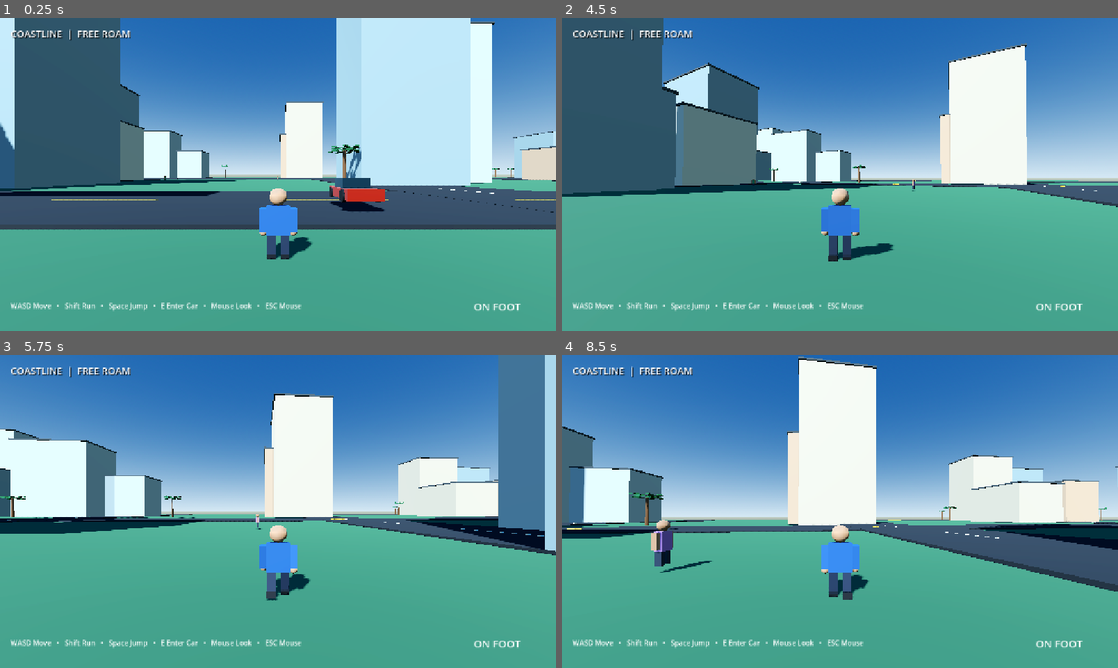
Above: before the commit, frames 1-4 (two rows, left to right).
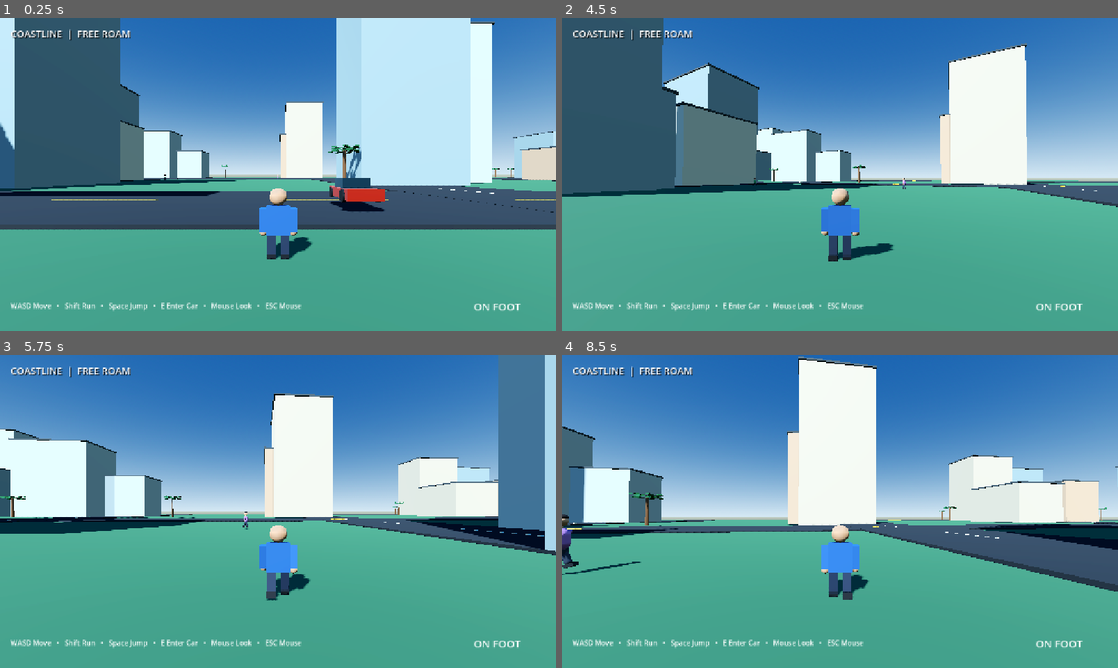
Above: after the commit, the same moments.

Repository: nhghgvve-dotcom/gta-6-recreation
Game: Godot game, scene res://Main.tscn
Same seed, same stepped clock (60 frames per second), same inputs: the game is played once before the commit and once after it.
Inputs (mouse positions are in pixels of both pictures, inside the frame that each line leads up to):
- Up to frame 1 (0.25 s): no input
- Up to frame 2 (4.5 s): tap Enter at 0.5 s; move the mouse to (867, 174) at 0.52 s; hold W from 0.53 s (still down); tap E at 0.6, 2.1, 3.6 s; tap Space at 0.77, 1.52, 3.02, 3.77 s; move the mouse to (812, 174) at 1.27 s; tap Shift at 1.35, 2.85, 4.35 s; move the mouse to (851, 168) at 2.02 s; move the mouse to (834, 180) at 2.77 s; move the mouse to (878, 177) at 3.52 s; move the mouse to (795, 171) at 4.27 s
- Up to frame 3 (5.75 s): keep holding W; tap Space at 4.52 s; move the mouse to (283, 511) at 5.02 s; tap E at 5.1 s
- Up to frame 4 (8.5 s): move the mouse to (817, 505) at 5.77 s; release W at 5.78 s; hold D 5.78-6.53 s; tap Shift at 5.85, 7.35 s; tap Space at 6.02, 6.77, 7.52 s; move the mouse to (867, 511) at 6.52 s; hold W from 6.53 s (still down); tap E at 6.6, 8.1 s; move the mouse to (812, 511) at 7.27 s; move the mouse to (851, 505) at 8.02 s

The runs differ from the first frame. In frame 1, less than 0.1% of the frame differs, in the area x 29-50%, y 50-52%; in frame 2, less than 0.1%; in frame 3, less than 0.1%; in frame 4, 0.9%, in the area x 0-27%, y 50-71%.

Commit message:
Improve human-shaped pedestrians, gait animation and impact particles

Diff:
--- a/Coastline/scripts/main.gd
+++ b/Coastline/scripts/main.gd
@@ -31,6 +31,8 @@
 var npcs: Array[Node3D] = []
 var npc_directions: Dictionary = {}
 var npc_walk_times: Dictionary = {}
+var npc_animation_parts: Dictionary = {}
+var npc_walk_phases: Dictionary = {}
 
 func _ready() -> void:
 	rng.randomize()
@@ -240,7 +242,7 @@
 	spring.add_child(camera)
 
 func _create_npcs() -> void:
-	# Pedestrians use simple stylized models and wander along the sidewalks.
+	# Procedurally built human-shaped pedestrians with articulated limbs.
 	var positions := [
 		Vector3(-125, 0.0, -145), Vector3(-82, 0.0, -128),
 		Vector3(-35, 0.0, -55), Vector3(5, 0.0, -58),
@@ -250,29 +252,94 @@
 		Vector3(55, 0.0, 175), Vector3(95, 0.0, 195)
 	]
 	var clothes := [Color(0.15, 0.38, 0.72), Color(0.78, 0.32, 0.18), Color(0.18, 0.55, 0.35), Color(0.62, 0.42, 0.72), Color(0.85, 0.68, 0.22)]
+	var skin_tones := [Color(0.86, 0.68, 0.53), Color(0.66, 0.45, 0.31), Color(0.43, 0.28, 0.20), Color(0.73, 0.54, 0.40)]
 	for i in range(positions.size()):
 		var npc := Node3D.new()
 		npc.name = "Pedestrian_%02d" % i
 		npc.position = positions[i]
 		add_child(npc)
 		var shirt := _mat(clothes[i % clothes.size()])
-		var skin := _mat(Color(0.66, 0.47, 0.34))
+		var skin := _mat(skin_tones[i % skin_tones.size()])
 		var pants := _mat(Color(0.12, 0.16, 0.22))
-		_mesh_box(npc, Vector3(0, 1.05, 0), Vector3(0.58, 0.82, 0.32), shirt, "Torso")
+		var shoe_mat := _mat(Color(0.045, 0.05, 0.06))
+		var hair := _mat([Color(0.12, 0.075, 0.045), Color(0.25, 0.16, 0.10), Color(0.055, 0.05, 0.045)][i % 3])
+		var torso := MeshInstance3D.new()
+		var torso_mesh := CapsuleMesh.new()
+		torso_mesh.radius = 0.29
+		torso_mesh.height = 0.88
+		torso.mesh = torso_mesh
+		torso.material_override = shirt
+		torso.position = Vector3(0, 1.18, 0)
+		npc.add_child(torso)
+		_mesh_box(npc, Vector3(0, 0.77, 0), Vector3(0.43, 0.30, 0.28), pants, "Pelvis")
+		var neck := MeshInstance3D.new()
+		var neck_mesh := CylinderMesh.new()
+		neck_mesh.top_radius = 0.085
+		neck_mesh.bottom_radius = 0.09
+		neck_mesh.height = 0.16
+		neck.mesh = neck_mesh
+		neck.material_override = skin
+		neck.position.y = 1.68
+		npc.add_child(neck)
 		var head := MeshInstance3D.new()
 		var head_mesh := SphereMesh.new()
-		head_mesh.radius = 0.22
-		head_mesh.height = 0.44
+		head_mesh.radius = 0.225
+		head_mesh.height = 0.46
 		head.mesh = head_mesh
 		head.material_override = skin
-		head.position.y = 1.68
+		head.position = Vector3(0, 1.86, 0)
 		npc.add_child(head)
+		var hair_cap := MeshInstance3D.new()
+		var hair_mesh := SphereMesh.new()
+		hair_mesh.radius = 0.229
+		hair_mesh.height = 0.25
+		hair_cap.mesh = hair_mesh
+		hair_cap.material_override = hair
+		hair_cap.position = Vector3(0, 2.02, 0.015)
+		npc.add_child(hair_cap)
+		var limb_parts := {}
 		for side in [-1.0, 1.0]:
-			_mesh_box(npc, Vector3(side * 0.19, 0.43, 0), Vector3(0.19, 0.72, 0.22), pants, "Leg")
-			_mesh_box(npc, Vector3(side * 0.43, 1.08, 0), Vector3(0.18, 0.68, 0.2), skin, "Arm")
+			var leg := Node3D.new()
+			leg.position = Vector3(side * 0.15, 0.79, 0)
+			npc.add_child(leg)
+			_npc_capsule(leg, "LegMesh", 0.105, 0.68, Vector3(0, -0.31, 0), pants)
+			_mesh_box(leg, Vector3(0, -0.69, -0.055), Vector3(0.22, 0.14, 0.34), shoe_mat, "Shoe")
+			var arm := Node3D.new()
+			arm.position = Vector3(side * 0.34, 1.48, 0)
+			npc.add_child(arm)
+			_npc_capsule(arm, "ArmMesh", 0.085, 0.60, Vector3(0, -0.24, 0), shirt)
+			var hand := MeshInstance3D.new()
+			var hand_mesh := SphereMesh.new()
+			hand_mesh.radius = 0.09
+			hand_mesh.height = 0.18
+			hand.mesh = hand_mesh
+			hand.material_override = skin
+			hand.position.y = -0.55
+			arm.add_child(hand)
+			if side < 0:
+				limb_parts["left_leg"] = leg
+				limb_parts["left_arm"] = arm
+			else:
+				limb_parts["right_leg"] = leg
+				limb_parts["right_arm"] = arm
 		npcs.append(npc)
-		npc_directions[npc.get_instance_id()] = (1.0 if i % 2 == 0 else -1.0)
-		npc_walk_times[npc.get_instance_id()] = rng.randf_range(2.0, 5.0)
+		var key := npc.get_instance_id()
+		npc_animation_parts[key] = limb_parts
+		npc_walk_phases[key] = rng.randf_range(0.0, TAU)
+		npc_directions[key] = (1.0 if i % 2 == 0 else -1.0)
+		npc_walk_times[key] = rng.randf_range(2.0, 5.0)
+
+func _npc_capsule(parent: Node3D, node_name: String, radius: float, height: float, pos: Vector3, material: Material) -> MeshInstance3D:
+	var limb := MeshInstance3D.new()
+	var mesh := CapsuleMesh.new()
+	mesh.radius = radius
+	mesh.height = height
+	limb.name = node_name
+	limb.mesh = mesh
+	limb.material_override = material
+	limb.position = pos
+	parent.add_child(limb)
+	return limb
 
 func _create_car() -> void:
 	car = Node3D.new()
@@ -410,6 +477,17 @@
 		npc_walk_times[key] = remaining
 		npc.position.x += direction * 0.75 * delta
 		npc.rotation.y = PI / 2.0 if direction > 0.0 else -PI / 2.0
+		var phase: float = npc_walk_phases.get(key, 0.0) + delta * 5.8
+		npc_walk_phases[key] = phase
+		var swing := sin(phase) * 0.48
+		var parts: Dictionary = npc_animation_parts.get(key, {})
+		if parts.has("left_leg"):
+			(parts["left_leg"] as Node3D).rotation.x = swing
+			(parts["right_leg"] as Node3D).rotation.x = -swing
+			(parts["left_arm"] as Node3D).rotation.x = -swing * 0.72
+			(parts["right_arm"] as Node3D).rotation.x = swing * 0.72
+		npc.position.y = abs(cos(phase * 2.0)) * 0.025
+
 
 func _check_car_pedestrian_collisions() -> void:
 	if abs(car_velocity) < 5.0:
@@ -431,6 +509,9 @@
 	npcs.erase(npc)
 	npc_directions.erase(npc.get_instance_id())
 	npc_walk_times.erase(npc.get_instance_id())
+	npc_animation_parts.erase(npc.get_instance_id())
+	npc_walk_phases.erase(npc.get_instance_id())
+	_spawn_impact_sparks(origin + Vector3(0, 0.9, 0))
 	npc.queue_free()
 	var ragdoll := Node3D.new()
 	ragdoll.name = "PedestrianRagdoll"
@@ -468,6 +549,29 @@
 		body.apply_torque_impulse(Vector3(rng.randf_range(-2, 2), rng.randf_range(-2, 2), rng.randf_range(-2, 2)))
 	get_tree().create_timer(4.0).timeout.connect(ragdoll.queue_free)
 
+func _spawn_impact_sparks(origin: Vector3) -> void:
+	# Abstract red impact particles: decorative game feedback, not injury detail.
+	for i in range(12):
+		var spark := MeshInstance3D.new()
+		var mesh := SphereMesh.new()
+		mesh.radius = rng.randf_range(0.035, 0.065)
+		mesh.height = mesh.radius * 2.0
+		spark.mesh = mesh
+		var material := StandardMaterial3D.new()
+		material.albedo_color = Color(0.95, 0.035, 0.045, 1.0)
+		material.emission_enabled = true
+		material.emission = Color(0.8, 0.015, 0.02)
+		material.shading_mode = BaseMaterial3D.SHADING_MODE_UNSHADED
+		spark.material_override = material
+		spark.global_position = origin
+		add_child(spark)
+		var direction := Vector3(rng.randf_range(-1.0, 1.0), rng.randf_range(0.1, 1.0), rng.randf_range(-1.0, 1.0)).normalized()
+		var tween := create_tween()
+		tween.set_parallel(true)
+		tween.tween_property(spark, "global_position", origin + direction * rng.randf_range(0.55, 1.25), 0.42).set_trans(Tween.TRANS_CUBIC).set_ease(Tween.EASE_OUT)
+		tween.tween_property(spark, "scale", Vector3.ZERO, 0.42).set_trans(Tween.TRANS_CUBIC).set_ease(Tween.EASE_IN)
+		tween.chain().tween_callback(spark.queue_free)
+
 func _trigger_impact_effect() -> void:
 	var impact_strength := clamp(abs(car_velocity) / CAR_SPEED, 0.25, 1.0)
 	impact_shake_time = max(impact_shake_time, 0.28)
@@ -487,7 +591,7 @@
 	else:
 		camera.rotation = Vector3.ZERO
 	if impact_flash_time > 0.0:
-		impact_overlay.color = Color(0.72, 0.015, 0.025, 0.30 * (impact_flash_time / 0.32))
+		impact_overlay.color = Color(0.72, 0.015, 0.025, 0.42 * (impact_flash_time / 0.32))
 	else:
 		impact_overlay.color = Color(0.72, 0.015, 0.025, 0.0)
 
